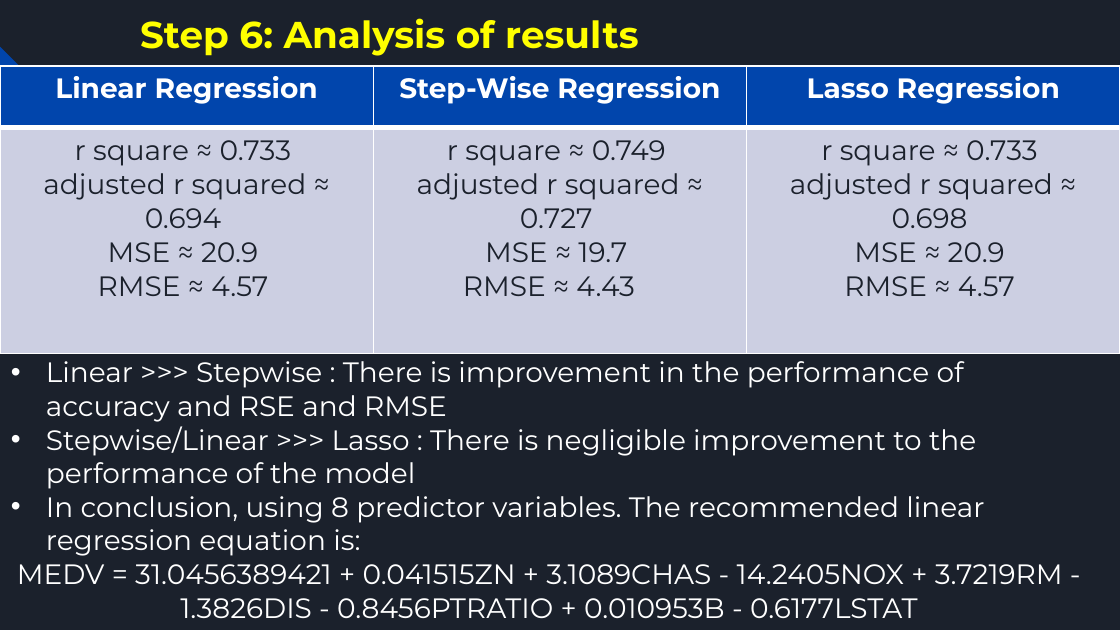
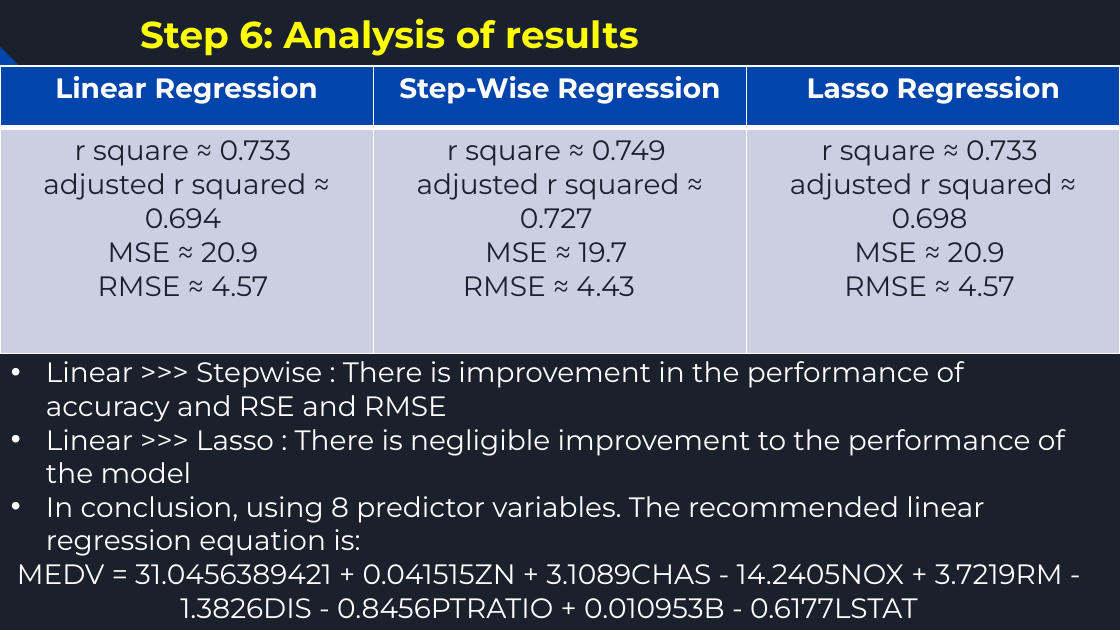
Before and after one commit to ZacOPunky/CE9010_2018, a slide deck: slide 9 of CE9010 Presentation.pptx (slide 8 before the commit). Drawn at 1120x630 pixels with LibreOffice and Linux fonts; fonts in the diff are those of the drawing. Boxes give left, top, right and bottom in pixels: in the first picture for what was removed or moved away, otherwise in the second. Text is boxed around its words. In the diff, an @@ line names an element or a change of style, - is before the commit and + after.

```diff
--- a/CE9010 Presentation.pptx
+++ b/CE9010 Presentation.pptx
@@ text at [46,429,1065,483]: text changed @@
-• Stepwise/Linear >>> Lasso : There is negligible improvement to the performance of the model
+• Linear >>> Lasso : There is negligible improvement to the performance of the model
```
Also in this commit, not shown: 4 other slides changed, 1 slide added.
